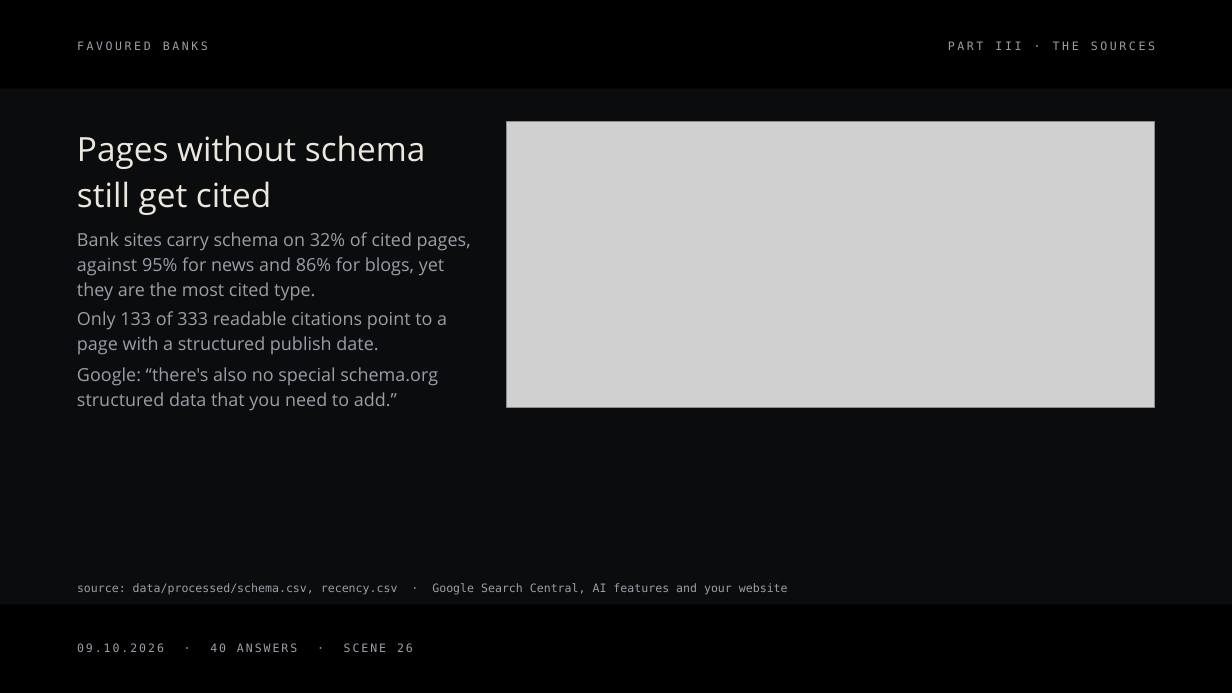
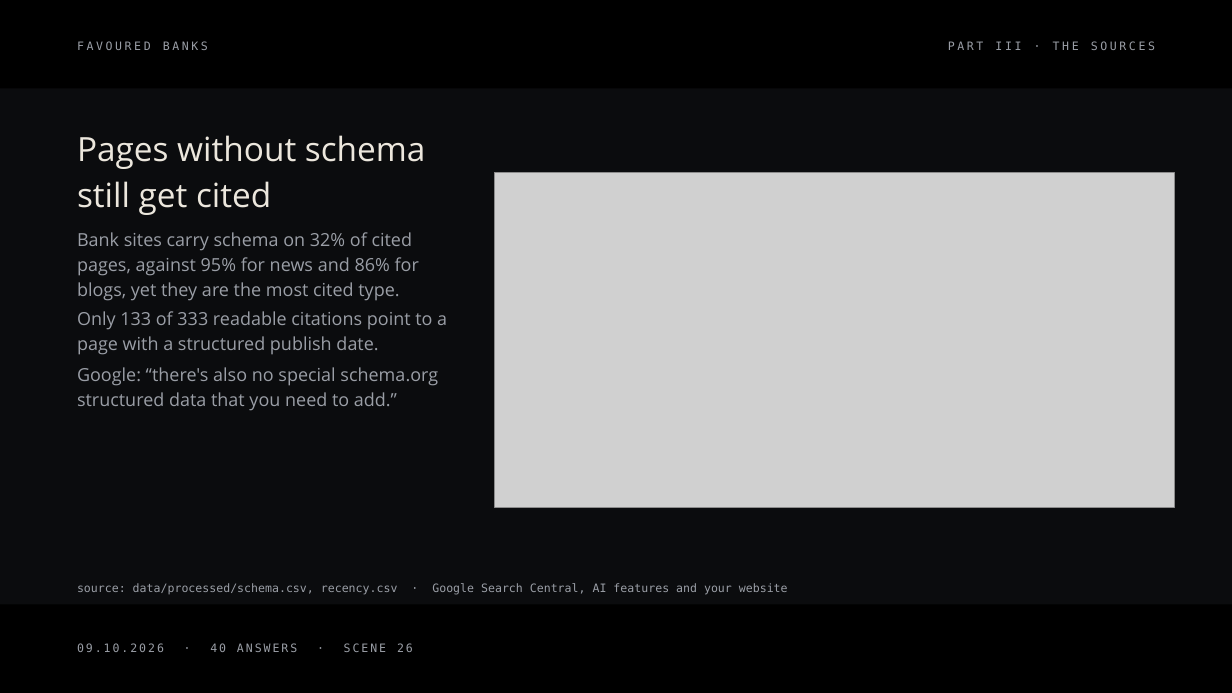
Before and after one commit to rgmwnn/geo-bank-visibility, a slide deck: slide 26 of deck/out/favoured-banks.pptx. Drawn at 1232x693 pixels with LibreOffice and Linux fonts; fonts in the diff are those of the drawing; grey boxes stand for pictures. Boxes give left, top, right and bottom in pixels: in the first picture for what was removed or moved away, otherwise in the second. Text is boxed around its words. In the diff, an @@ line names an element or a change of style, - is before the commit and + after.

```diff
--- a/deck/out/favoured-banks.pptx
+++ b/deck/out/favoured-banks.pptx
@@ picture resized from (x1=507, y1=122, x2=1155, y2=408) to (x1=494, y1=173, x2=1175, y2=507) @@
@@ text "Bank sites carry schema on ..." rewrapped from (x1=77, y1=232, x2=471, y2=301) to (x1=77, y1=232, x2=419, y2=301) @@
```
Also in this commit, not shown: 24 other slides changed, 8 other files.
